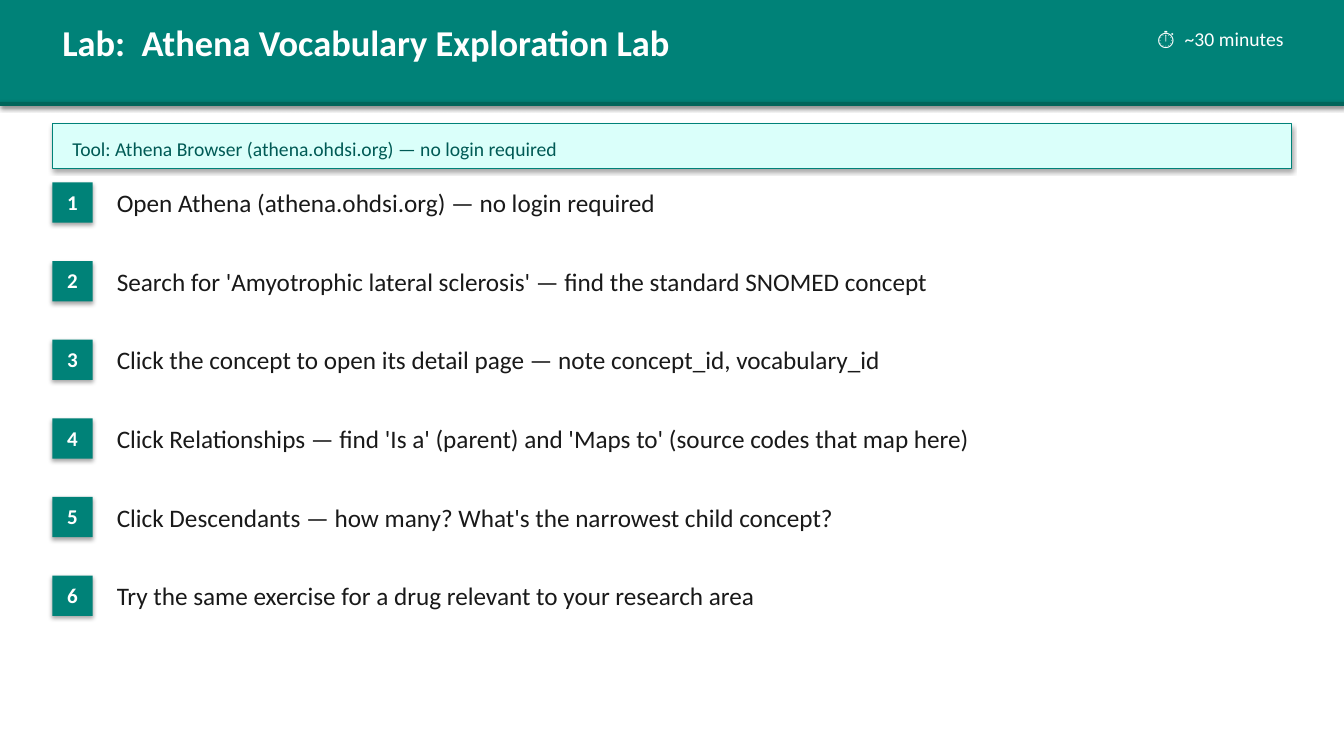
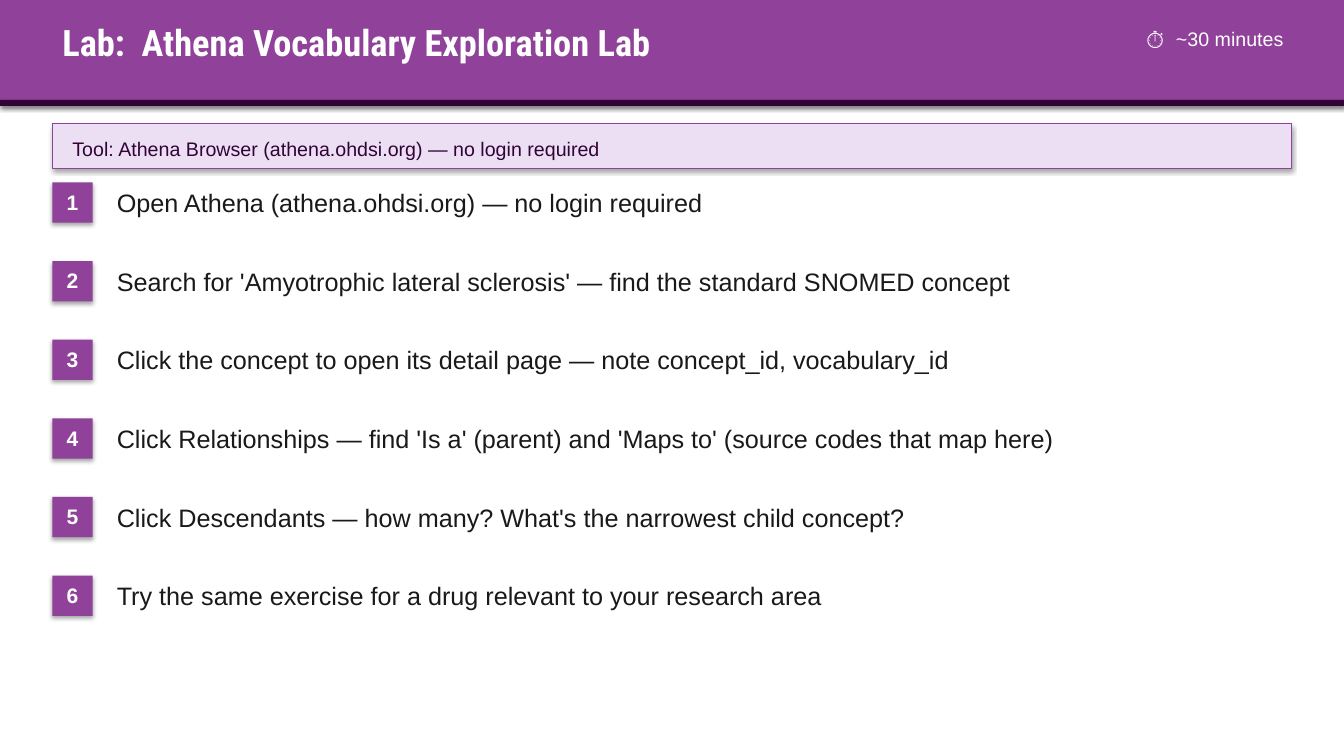
Before and after one commit to ALSTDI/ALS-RWE, a slide deck: slide 22 of docs/free-rwe-resources/train-the-trainer/training/day-01-omop-cdm/kit/Instructor-Deck-with-Notes.pptx (slide 17 before the commit). Drawn at 1344x756 pixels with LibreOffice and Linux fonts; fonts in the diff are those of the drawing. Boxes give left, top, right and bottom in pixels: in the first picture for what was removed or moved away, otherwise in the second. Text is boxed around its words. In the diff, an @@ line names an element or a change of style, - is before the commit and + after.

```diff
--- a/docs/free-rwe-resources/train-the-trainer/training/day-01-omop-cdm/kit/Instructor-Deck-with-Notes.pptx
+++ b/docs/free-rwe-resources/train-the-trainer/training/day-01-omop-cdm/kit/Instructor-Deck-with-Notes.pptx
@@ text "Lab: Athena Vocabulary Exploration Lab" at (x1=62, y1=28, x2=651, y2=64): font Calibri to Roboto Condensed @@
@@ rectangle at (x1=0, y1=100, x2=1344, y2=106): fill #00645A to #320337 @@
@@ rectangle at (x1=52, y1=124, x2=1292, y2=168): fill #DAFFFA to #ECDFF3; outline #008278 0.75 pt to #904199 0.75 pt @@
@@ text "Tool: Athena Browser (athena.ohdsi.org) — ..." at (x1=72, y1=141, x2=599, y2=160): font Calibri to Arial, text colour #005A55 to #320337 @@
@@ fill #008278 to #904199 in 7 elements at (x1=0, y1=0, x2=1344, y2=106), (x1=52, y1=182, x2=93, y2=223), (x1=52, y1=261, x2=93, y2=301), (x1=52, y1=340, x2=93, y2=380), (x1=52, y1=418, x2=93, y2=459), (x1=52, y1=497, x2=93, y2=537), (x1=52, y1=576, x2=93, y2=616) @@
@@ font Calibri to Arial in 13 elements at (x1=1176, y1=31, x2=1284, y2=46), (x1=67, y1=195, x2=79, y2=210), (x1=117, y1=193, x2=702, y2=218), (x1=67, y1=273, x2=79, y2=288), (x1=117, y1=272, x2=1010, y2=296), (x1=67, y1=352, x2=79, y2=367), (x1=117, y1=350, x2=948, y2=375), (x1=67, y1=431, x2=79, y2=446), (x1=117, y1=429, x2=1053, y2=454), (x1=67, y1=509, x2=79, y2=524), (x1=117, y1=508, x2=904, y2=532), (x1=67, y1=588, x2=79, y2=603), (x1=117, y1=586, x2=821, y2=611) @@
```
Also in this commit, not shown: 17 other slides changed, 6 slides added, 11 other files.
